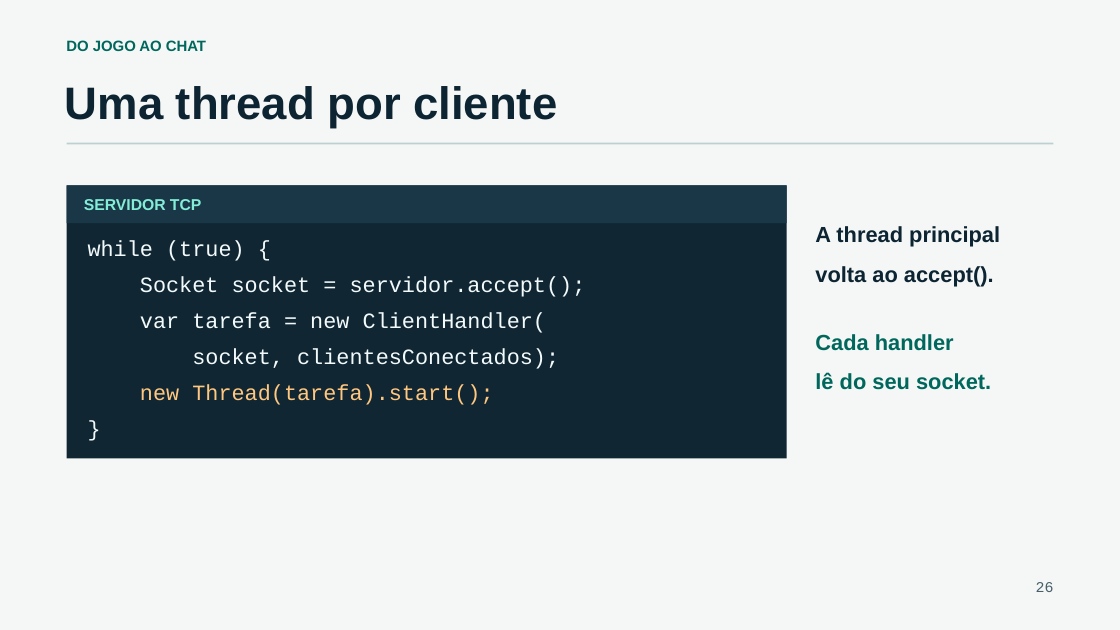
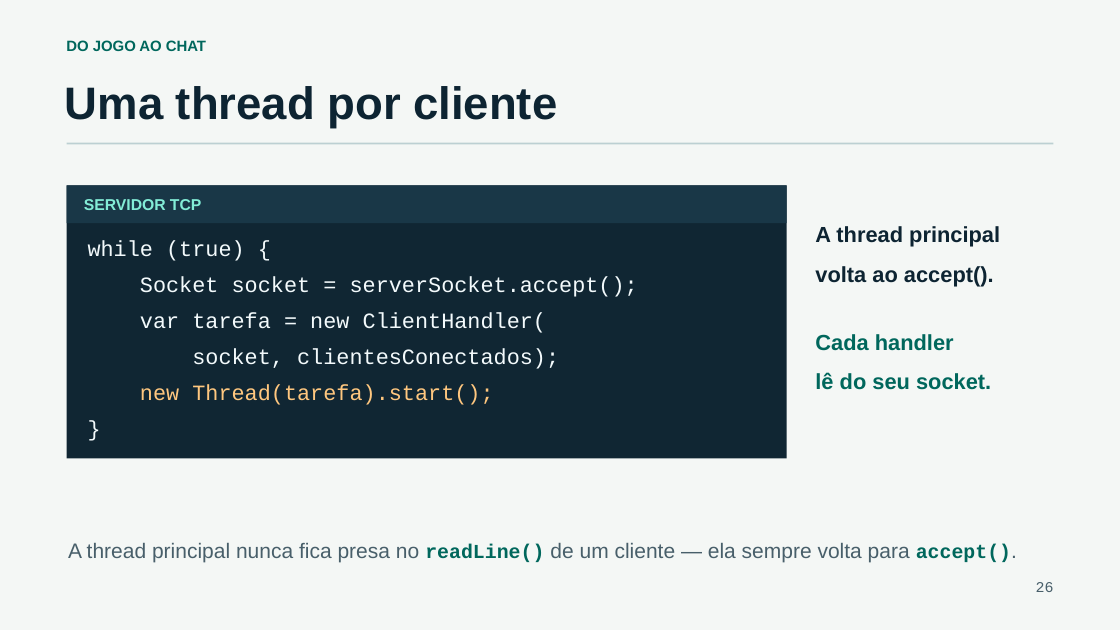
Before and after one commit to CassianoMn/xii-semac-sockets-java, a slide deck: slide 26 of slides/programacao-com-sockets-em-java.pptx. Drawn at 1120x630 pixels with LibreOffice and Linux fonts; fonts in the diff are those of the drawing. Boxes give left, top, right and bottom in pixels: in the first picture for what was removed or moved away, otherwise in the second. Text is boxed around its words. In the diff, an @@ line names an element or a change of style, - is before the commit and + after.

```diff
--- a/slides/programacao-com-sockets-em-java.pptx
+++ b/slides/programacao-com-sockets-em-java.pptx
@@ text at bbox=[140, 277, 638, 297]: text changed @@
-Socket socket = servidor.accept();
+Socket socket = serverSocket.accept();
@@ text added at bbox=[68, 543, 1011, 563], 18 pt, text #485F6A @@
+A thread principal nunca fica presa no readLine() de um cliente — ela sempre volta para accept().
```
Also in this commit, not shown: 29 other slides changed, 1 slide added, 8 other files.
